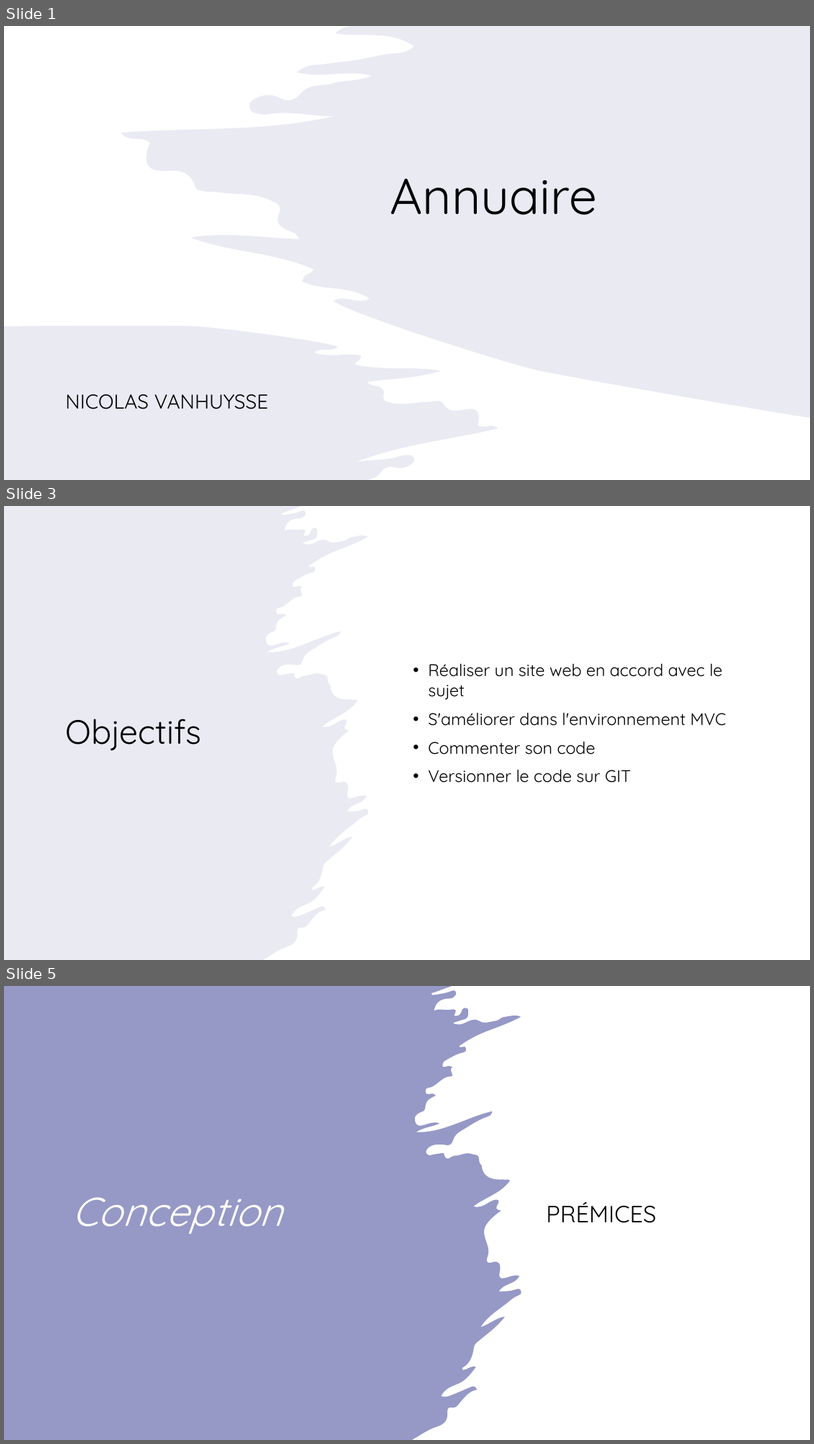
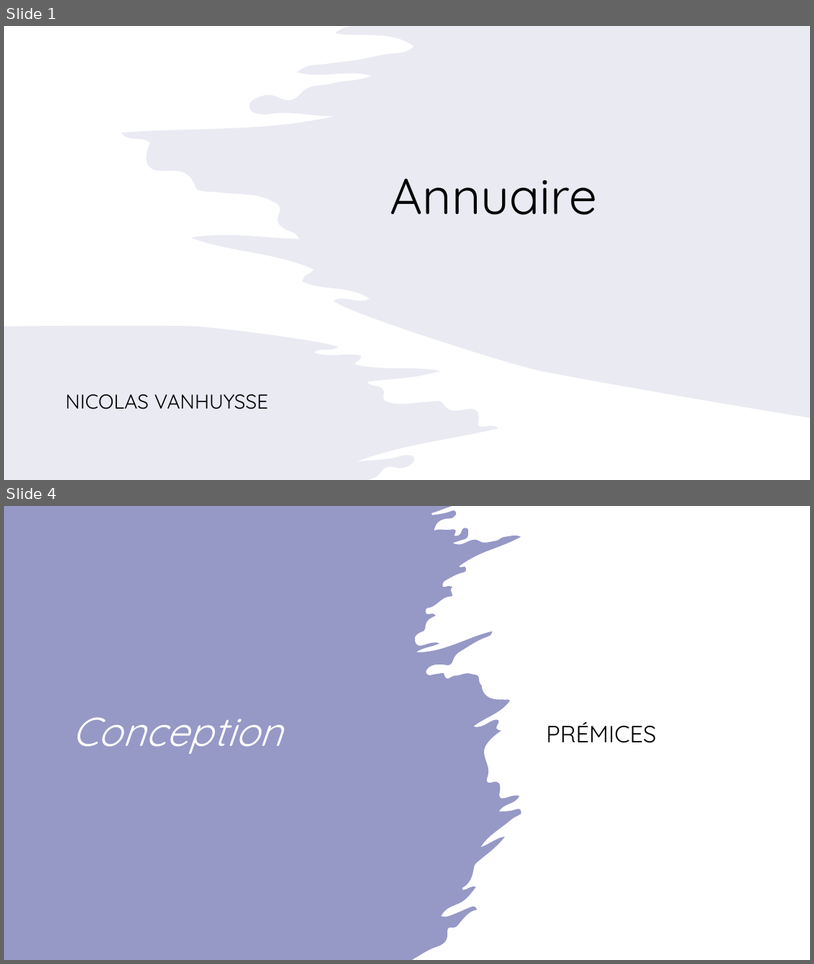
Before and after one commit to nicolasvanhuysse/ProjetAnnuaire, a slide deck: Présentation Projet Individuel Annuaire.pptx. Shown one above the other, each under a label of ours: slides 1, 3 and 5 before the commit, slides 1 and 4 after it; the slides between them are not shown. The pictures are 814x1444 and 814x964 pixels, drawn with LibreOffice and Linux fonts; fonts in the diff are those of the drawing. Boxes give left, top, right and bottom in pixels: in the first picture for what was removed or moved away, otherwise in the second. Text is boxed around its words. In the diff, an @@ line names an element or a change of style, - is before the commit and + after.

```diff
--- a/Présentation Projet Individuel Annuaire.pptx
+++ b/Présentation Projet Individuel Annuaire.pptx
@@ slide 3 removed at (4,506,810,960), background #FFFFFF; not listed: 1 template element that a slide beside it also shows @@
@@ rectangle removed at (4,506,810,960) @@
@@ freeform shape removed at (4,506,369,960) @@
@@ text removed at (428,663,727,782) @@
-• Réaliser un site web en accord avec le sujet
-• S'améliorer dans l'environnement MVC
-• Commenter son code
-• Versionner le code sur GIT
@@ title removed at (65,718,201,751) @@
-Objectifs
@@ what was slide 5 is now slide 4 @@
```
Also in this commit, not shown: 3 slides changed, 1 other file.
